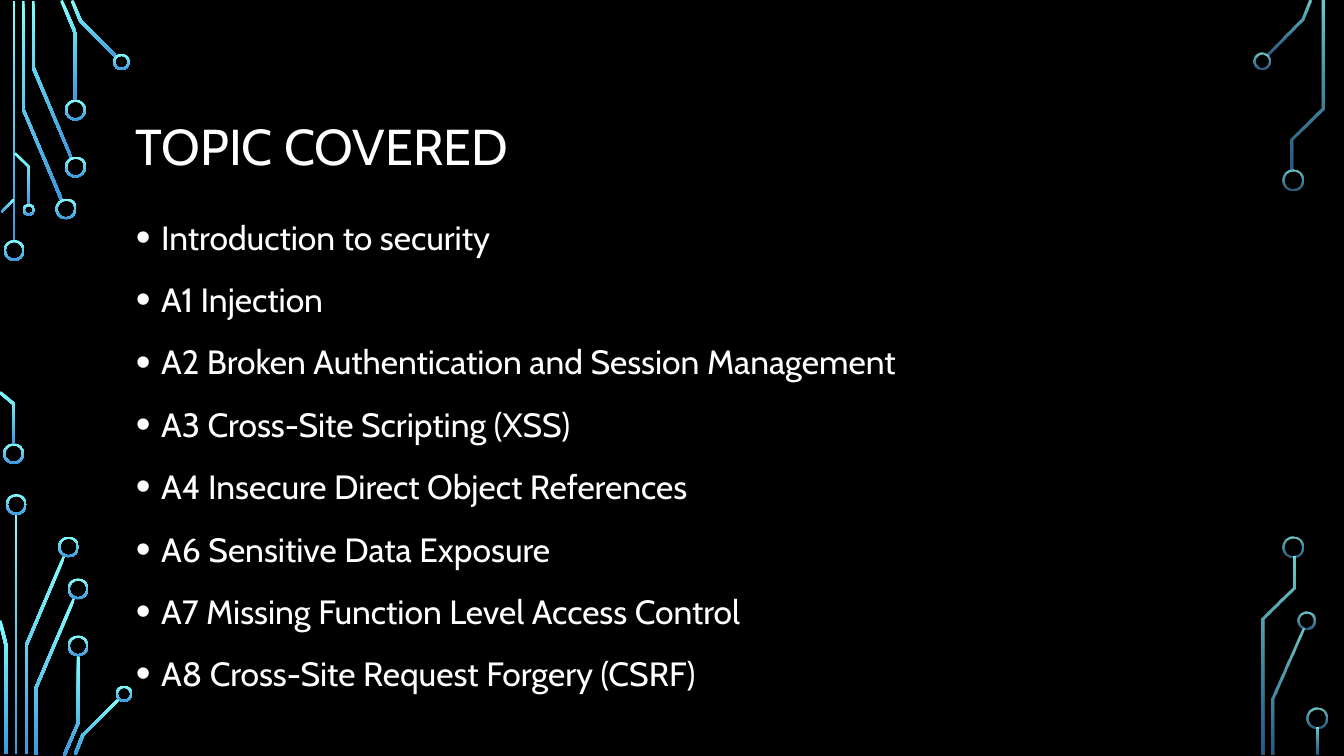
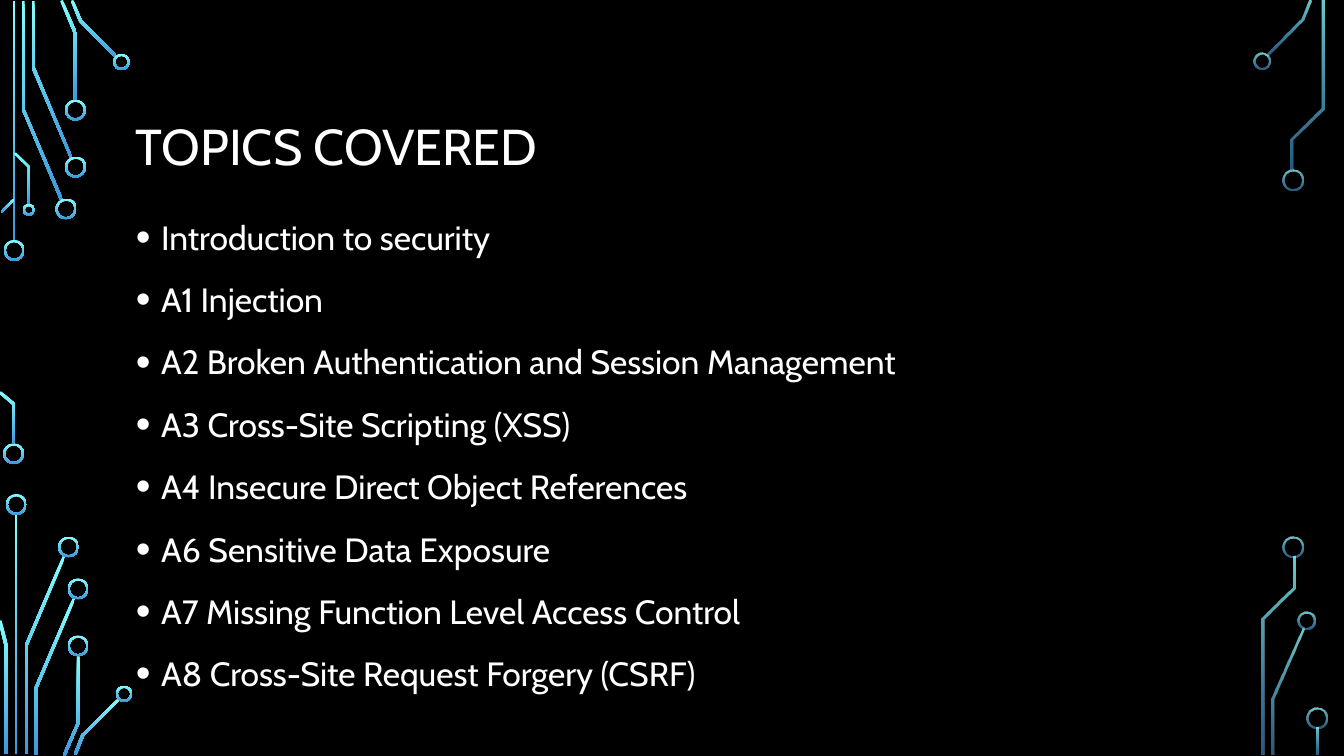
Before and after one commit to Zuehlke/security-onboarding, a slide deck: slide 6 of security/00-Introduction/Introduction.pptx. Drawn at 1344x756 pixels with LibreOffice and Linux fonts; fonts in the diff are those of the drawing; background and template pictures are left out. Boxes give left, top, right and bottom in pixels: in the first picture for what was removed or moved away, otherwise in the second. Text is boxed around its words. In the diff, an @@ line names an element or a change of style, - is before the commit and + after.

```diff
--- a/security/00-Introduction/Introduction.pptx
+++ b/security/00-Introduction/Introduction.pptx
@@ title at (136, 129, 538, 166): text changed @@
-TOPIC COVERED
+TOPICS COVERED
```
Also in this commit, not shown: 4 other slides changed, 1 slide added, 22 other files.
